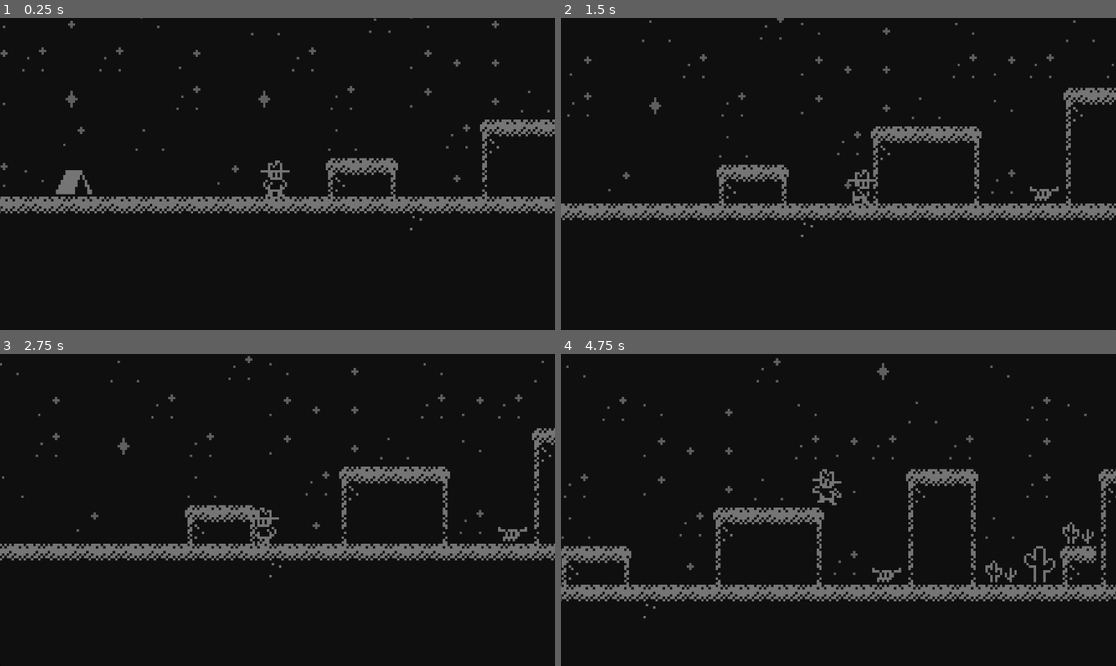
Above: before the commit, frames 1-4 (two rows, left to right).
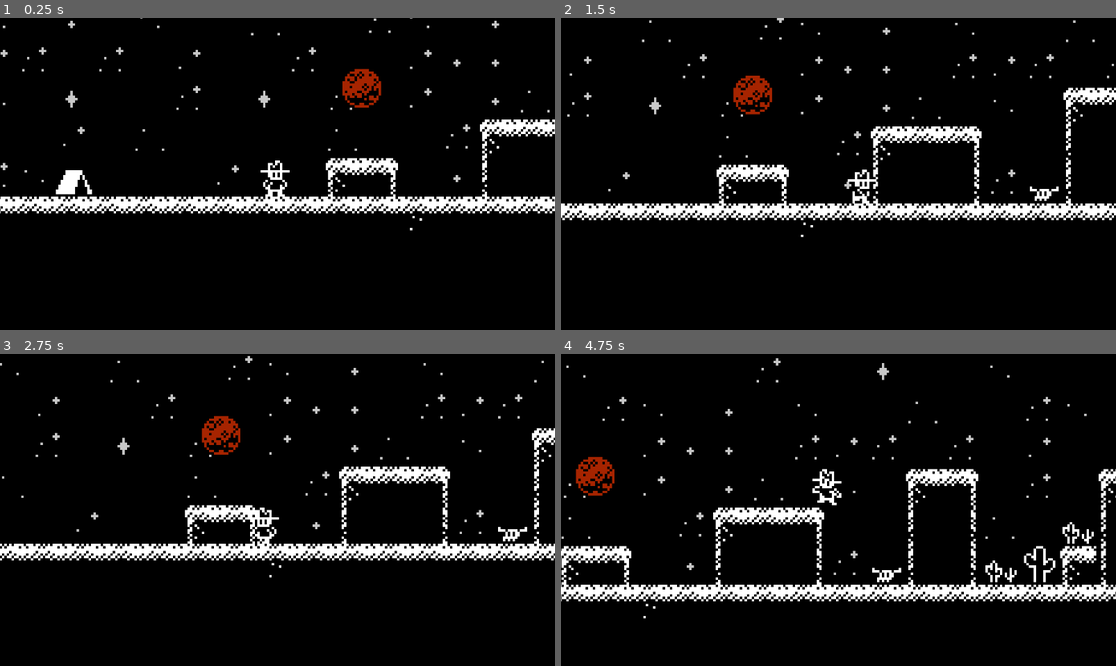
Above: after the commit, the same moments.

Repository: Tortiz-CSUF/western-noir-platformer
Game: Godot game, scene res://Sample_Scene.tscn
The game is run twice, just before and just after one commit, with the same random seed, the same clock (stepped at 60 frames per second) and the same inputs.
Inputs:
- Up to frame 1 (0.25 s): no input
- Up to frame 2 (1.5 s): hold D (move_right) from 0.53 s (still down); tap Space (jump) at 0.77 s
- Up to frame 3 (2.75 s): tap Space (jump) at 1.52 s; release D (move_right) at 2.03 s; hold A (move_left) from 2.03 s (still down)
- Up to frame 4 (4.75 s): release A (move_left) at 2.78 s; hold D (move_right) 2.78-4.28 s; tap Space (jump) at 3.02, 3.77, 4.52 s; hold A (move_left) from 4.28 s (still down)

The runs differ from the first frame. In frame 1, 7.0% of the frame differs, in the area x 0-100%, y 0-69%; in frame 2, 7.6%; in frame 3, 7.4%; in frame 4, 9.1%, in the area x 0-100%, y 1-85%.
Error before the commit: Parse Error: Unexpected "if" in class body. (res://moon_goal.gd:20)

Commit message:
moon_goal & clearance_ui scripting
- moon_goal: Complete script

- clearance_ui: Created and completed (used to display message)

*tested briefly, not yet working

Diff:
--- a/Sample_Scene.tscn
+++ b/Sample_Scene.tscn
@@ -257,6 +257,20 @@
 [sub_resource type="RectangleShape2D" id="RectangleShape2D_hukh1"]
 size = Vector2(35, 249.5)
 
+[sub_resource type="GDScript" id="GDScript_l2alr"]
+script/source = "extends CanvasLayer
+
+@onready var panel: Panel = $Panel
+@onready var label: Label = $Panel/MarginContainer/Label
+
+func _ready() -> void:
+	panel.visible = false
+
+func show_message(text: String) -> void:
+	label.text = text
+	panel.visible = true
+"
+
 [node name="Node2D" type="Node2D"]
 
 [node name="Player" type="CharacterBody2D" parent="."]
@@ -282,11 +296,10 @@
 
 [node name="MoonGoal" type="Area2D" parent="."]
 modulate = Color(0.6496355, 0.14162233, 1.92523e-07, 1)
-position = Vector2(1092, 470)
+position = Vector2(176, 579)
 script = ExtResource("3_l2alr")
-CLEARANCE_MESSAGE = null
-UI_PATH = null
-PLAYER_GROUP = null
+UI_PATH = NodePath("../ClearanceUI")
+PLAYER_GROUP = "player"
 
 [node name="Sprite2D" type="Sprite2D" parent="MoonGoal"]
 texture = ExtResource("1_cnyu5")
@@ -317,6 +330,7 @@
 shape = SubResource("RectangleShape2D_hukh1")
 
 [node name="ClearanceUI" type="CanvasLayer" parent="."]
+script = SubResource("GDScript_l2alr")
 
 [node name="Panel" type="Panel" parent="ClearanceUI"]
 anchors_preset = 15
--- /dev/null
+++ b/clearance_ui.gd
@@ -0,0 +1,11 @@
+extends CanvasLayer
+
+
+# Called when the node enters the scene tree for the first time.
+func _ready() -> void:
+	pass # Replace with function body.
+
+
+# Called every frame. 'delta' is the elapsed time since the previous frame.
+func _process(delta: float) -> void:
+	pass
--- a/moon_goal.gd
+++ b/moon_goal.gd
@@ -16,8 +16,11 @@
 	if not body.is_in_group(PLAYER_GROUP):
 		return
 
-# Stop player movement to dislay UI
-if body.has_method("freeze"):
-	body.freeze()
+	# Stop player movement to dislay UI
+	if body.has_method("freeze"):
+		body.freeze()
 
-var ui :=
+	# Display Clearance UI
+	var ui := get_node_or_null(UI_PATH)
+	if ui != null:
+		ui.show_message(CLEARANCE_MESSAGE)
Not shown: 1 places in Sample_Scene.tscn that only renumber resources
Not shown, added: clearance_ui.gd.uid
